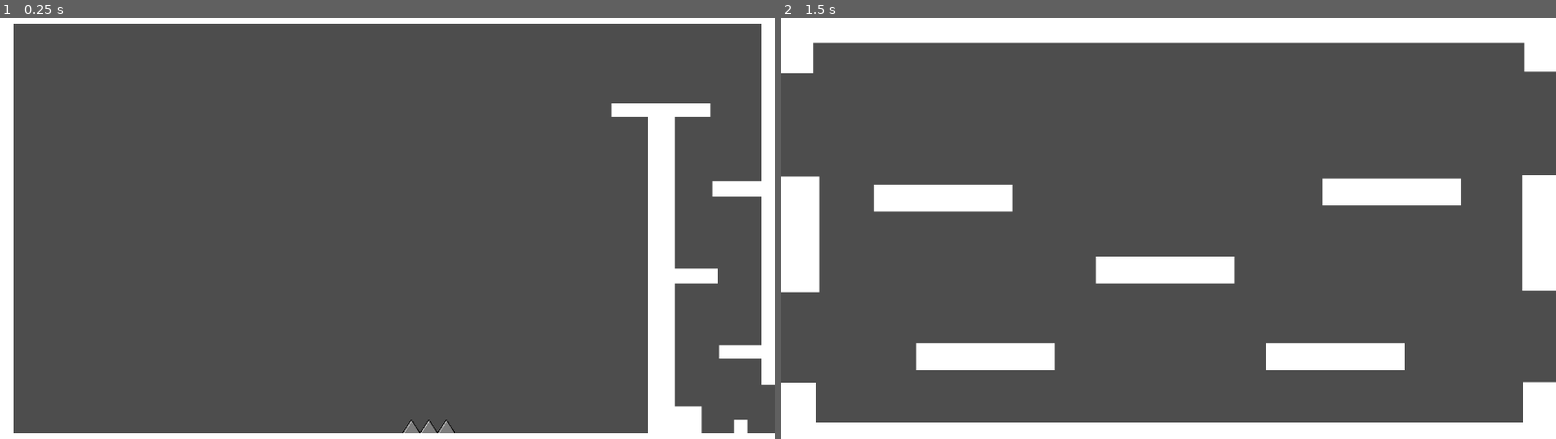
Above: before the commit, frames 1-2 (left to right).
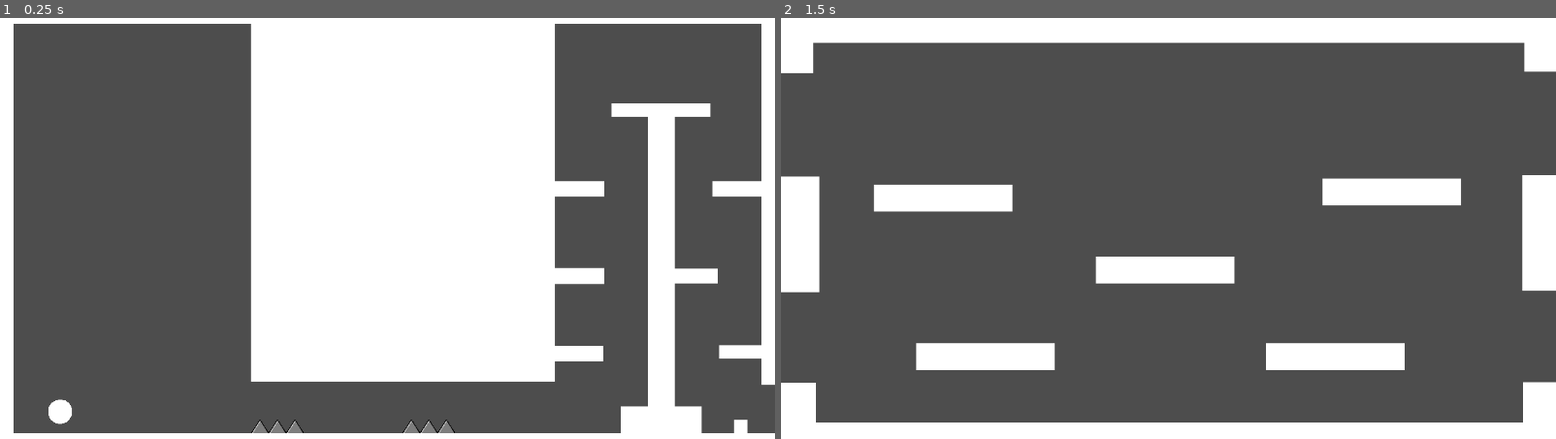
Above: after the commit, the same moments.

Repository: asundar-mags/the-grimstone-digital-tech
Game: Godot game, scene res://scenes/firemap.tscn
The game is run twice, just before and just after one commit, with the same random seed, the same clock (stepped at 60 frames per second) and the same inputs. This scene is started directly instead of the project's main scene.
Inputs:
- Up to frame 1 (0.25 s): no input
- Up to frame 2 (1.5 s): tap Enter at 0.5 s; hold Right (ui_right) from 0.53 s (still down); tap Keypad Enter (ui_accept) at 0.77, 1.25 s

The runs differ from the first frame. In frame 1, 35% of the frame differs, in the area x 6-84%, y 1-99%; in frame 2, nothing differs.

Commit message:
Edited Camera Limits for players, edited coin features, built a boolean for coin collected, added more design to the levels, player resets to spike death, and QOL fixes

Diff:
--- a/the-grimstone/scenes/firemap.tscn
+++ b/the-grimstone/scenes/firemap.tscn
@@ -2,6 +2,7 @@
 
 [ext_resource type="PackedScene" uid="uid://b73gdcoo5rnga" path="res://scenes/player.tscn" id="1_2468u"]
 [ext_resource type="Texture2D" uid="uid://cydmycyqibrlp" path="res://assets/spikes.png" id="2_iwgvk"]
+[ext_resource type="Script" uid="uid://wmn2uxc3rb4e" path="res://scripts/coin.gd" id="3_wrj83"]
 
 [sub_resource type="RectangleShape2D" id="RectangleShape2D_2468u"]
 size = Vector2(20, 72)
@@ -35,6 +36,27 @@
 
 [sub_resource type="RectangleShape2D" id="RectangleShape2D_2x10e"]
 size = Vector2(147, 20)
+
+[sub_resource type="RectangleShape2D" id="RectangleShape2D_555bd"]
+size = Vector2(42, 532)
+
+[sub_resource type="RectangleShape2D" id="RectangleShape2D_nbel3"]
+size = Vector2(73, 22.5)
+
+[sub_resource type="RectangleShape2D" id="RectangleShape2D_bmkop"]
+size = Vector2(72.5, 23)
+
+[sub_resource type="RectangleShape2D" id="RectangleShape2D_xrhu7"]
+size = Vector2(72, 23)
+
+[sub_resource type="RectangleShape2D" id="RectangleShape2D_aquvw"]
+size = Vector2(40, 40)
+
+[sub_resource type="RectangleShape2D" id="RectangleShape2D_6aqas"]
+size = Vector2(410.5, 532)
+
+[sub_resource type="CircleShape2D" id="CircleShape2D_iwgvk"]
+radius = 18.248287
 
 [node name="Node2D" type="Node2D" unique_id=1205654782]
 
@@ -60,14 +82,17 @@
 offset_right = 1172.0
 offset_bottom = 557.0
 
-[node name="CharacterBody2D" parent="." unique_id=1091708930 instance=ExtResource("1_2468u")]
+[node name="CharacterBody2D" parent="." unique_id=1091708930 node_paths=PackedStringArray("Respawn", "coin") instance=ExtResource("1_2468u")]
 position = Vector2(1101, 619)
+Respawn = NodePath("../Marker2D")
+coin = NodePath("../Coin")
 
 [node name="Camera2D" type="Camera2D" parent="CharacterBody2D" unique_id=737198682]
 limit_left = 0
 limit_top = 0
 limit_right = 1151
 limit_bottom = 649
+limit_smoothed = true
 
 [node name="Exit" type="Area2D" parent="." unique_id=1097876713]
 
@@ -87,18 +112,42 @@
 offset_right = 1043.0
 offset_bottom = 629.0
 
+[node name="ColorRect8" type="ColorRect" parent="." unique_id=388979524]
+offset_left = 923.0
+offset_top = 589.0
+offset_right = 963.0
+offset_bottom = 629.0
+
 [node name="ColorRect2" type="ColorRect" parent="." unique_id=159645885]
 offset_left = 1069.0
 offset_top = 498.0
 offset_right = 1132.0
 offset_bottom = 518.0
 
+[node name="ColorRect9" type="ColorRect" parent="." unique_id=1190334349]
+offset_left = 825.0
+offset_top = 383.0
+offset_right = 898.0
+offset_bottom = 407.0
+
+[node name="ColorRect7" type="ColorRect" parent="." unique_id=1447809942]
+offset_left = 825.0
+offset_top = 254.0
+offset_right = 898.0
+offset_bottom = 277.0
+
 [node name="ColorRect3" type="ColorRect" parent="." unique_id=1086271771]
 offset_left = 1003.0
 offset_top = 384.0
 offset_right = 1067.0
 offset_bottom = 406.0
 
+[node name="ColorRect10" type="ColorRect" parent="." unique_id=1886537382]
+offset_left = 825.0
+offset_top = 499.0
+offset_right = 897.0
+offset_bottom = 522.0
+
 [node name="ColorRect4" type="ColorRect" parent="." unique_id=191270663]
 offset_left = 1059.0
 offset_top = 254.0
@@ -111,6 +160,18 @@
 offset_right = 1056.0
 offset_bottom = 158.0
 
+[node name="ColorRect6" type="ColorRect" parent="." unique_id=1348103954]
+offset_left = 783.0
+offset_top = 20.0
+offset_right = 825.0
+offset_bottom = 552.0
+
+[node name="ColorRect11" type="ColorRect" parent="." unique_id=484222950]
+offset_left = 373.0
+offset_top = 20.0
+offset_right = 783.0
+offset_bottom = 552.0
+
 [node name="StaticBody2D" type="StaticBody2D" parent="." unique_id=664479128]
 
 [node name="Floor" type="CollisionShape2D" parent="StaticBody2D" unique_id=1079018213]
@@ -153,6 +214,30 @@
 position = Vector2(982.5, 148)
 shape = SubResource("RectangleShape2D_2x10e")
 
+[node name="CollisionShape2D6" type="CollisionShape2D" parent="StaticBody2D" unique_id=1873869301]
+position = Vector2(804, 286)
+shape = SubResource("RectangleShape2D_555bd")
+
+[node name="CollisionShape2D7" type="CollisionShape2D" parent="StaticBody2D" unique_id=186799602]
+position = Vector2(861.5, 265.25)
+shape = SubResource("RectangleShape2D_nbel3")
+
+[node name="CollisionShape2D8" type="CollisionShape2D" parent="StaticBody2D" unique_id=1914942241]
+position = Vector2(861.25, 395)
+shape = SubResource("RectangleShape2D_bmkop")
+
+[node name="CollisionShape2D9" type="CollisionShape2D" parent="StaticBody2D" unique_id=823091654]
+position = Vector2(861, 510.5)
+shape = SubResource("RectangleShape2D_xrhu7")
+
+[node name="CollisionShape2D10" type="CollisionShape2D" parent="StaticBody2D" unique_id=1330236869]
+position = Vector2(943, 609)
+shape = SubResource("RectangleShape2D_aquvw")
+
+[node name="CollisionShape2D11" type="CollisionShape2D" parent="StaticBody2D" unique_id=461030351]
+position = Vector2(577.75, 286)
+shape = SubResource("RectangleShape2D_6aqas")
+
 [node name="Spikes" type="Sprite2D" parent="." unique_id=1070053195]
 position = Vector2(663, 619)
 scale = Vector2(0.26, 0.2)
@@ -168,16 +253,57 @@
 scale = Vector2(0.2600006, 0.19999991)
 texture = ExtResource("2_iwgvk")
 
+[node name="Spikes4" type="Sprite2D" parent="." unique_id=875196418]
+position = Vector2(438, 619.00006)
+scale = Vector2(0.2600006, 0.19999991)
+texture = ExtResource("2_iwgvk")
+
+[node name="Spikes5" type="Sprite2D" parent="." unique_id=1473385279]
+position = Vector2(412, 619)
+scale = Vector2(0.2600006, 0.19999991)
+texture = ExtResource("2_iwgvk")
+
+[node name="Spikes6" type="Sprite2D" parent="." unique_id=851957522]
+position = Vector2(386, 619)
+scale = Vector2(0.2600006, 0.19999991)
+texture = ExtResource("2_iwgvk")
+
 [node name="Area2D" type="Area2D" parent="." unique_id=694509795]
 
 [node name="CollisionPolygon2D" type="CollisionPolygon2D" parent="Area2D" unique_id=1382688254]
 polygon = PackedVector2Array(598, 629, 624, 629, 611, 609)
 
+[node name="CollisionPolygon2D7" type="CollisionPolygon2D" parent="Area2D" unique_id=1965861701]
+position = Vector2(-173, 0)
+polygon = PackedVector2Array(598, 629, 624, 629, 611, 609)
+
+[node name="CollisionPolygon2D8" type="CollisionPolygon2D" parent="Area2D" unique_id=712789031]
+position = Vector2(-225, 0)
+polygon = PackedVector2Array(598, 629, 624, 629, 611, 609)
+
+[node name="CollisionPolygon2D9" type="CollisionPolygon2D" parent="Area2D" unique_id=1458794504]
+position = Vector2(-199, 0)
+polygon = PackedVector2Array(598, 629, 624, 629, 611, 609)
+
 [node name="CollisionPolygon2D2" type="CollisionPolygon2D" parent="Area2D" unique_id=601025988]
 polygon = PackedVector2Array(624, 629, 637, 609, 650, 629)
 
 [node name="CollisionPolygon2D3" type="CollisionPolygon2D" parent="Area2D" unique_id=2065278727]
 polygon = PackedVector2Array(650, 629, 663, 609, 676, 629)
 
+[node name="Coin" type="Area2D" parent="." unique_id=554036653]
+script = ExtResource("3_wrj83")
+
+[node name="Polygon2D" type="Polygon2D" parent="Coin" unique_id=850813526]
+polygon = PackedVector2Array(89, 579, 82, 580, 76, 584, 72, 590, 71, 596, 72, 603, 75, 609, 82, 614, 90, 615, 98, 613, 103, 608, 107, 601, 107, 593, 103, 585, 97, 580)
+
+[node name="CollisionShape2D" type="CollisionShape2D" parent="Coin" unique_id=914995967]
+position = Vector2(89, 597)
+shape = SubResource("CircleShape2D_iwgvk")
+
+[node name="Marker2D" type="Marker2D" parent="." unique_id=1001851961]
+position = Vector2(1101, 619)
+
 [connection signal="body_entered" from="Exit" to="CharacterBody2D" method="_fire_map_exit"]
 [connection signal="body_entered" from="Area2D" to="CharacterBody2D" method="_spike_take_damage"]
+[connection signal="body_entered" from="Coin" to="CharacterBody2D" method="_coin_collected"]
--- a/the-grimstone/scenes/main menu.tscn
+++ b/the-grimstone/scenes/main menu.tscn
@@ -51,15 +51,15 @@
 
 [node name="Title" type="Label" parent="." unique_id=1644277733]
 layout_mode = 0
-offset_left = 174.0
-offset_top = 167.0
-offset_right = 963.0
-offset_bottom = 298.0
+offset_left = 166.0
+offset_top = 153.0
+offset_right = 965.0
+offset_bottom = 264.0
 theme_override_colors/font_outline_color = Color(0, 0, 0, 1)
 theme_override_constants/outline_size = 10
 theme_override_fonts/font = ExtResource("3_12vek")
-theme_override_font_sizes/font_size = 130
-text = "The Caverns"
+theme_override_font_sizes/font_size = 110
+text = "The Grimstone"
 
 [node name="Message" type="Label" parent="." unique_id=166039626]
 layout_mode = 0
--- /dev/null
+++ b/the-grimstone/scripts/coin.gd
@@ -0,0 +1,7 @@
+extends Area2D
+
+
+# Called when the node enters the scene tree for the first time.
+func _ready() -> void:
+	if Global.fire_coin == true:
+		queue_free()
--- a/the-grimstone/scripts/global.gd
+++ b/the-grimstone/scripts/global.gd
@@ -1,6 +1,9 @@
 extends Node
 
 @export var exits: Array[Node]
+@export var coins_collected: int = 0
+@export var fire_coin: bool = false
+
 var spawn: Vector2
 var change_spawn: bool = false
 
--- a/the-grimstone/scripts/neutral_level.gd
+++ b/the-grimstone/scripts/neutral_level.gd
@@ -5,7 +5,9 @@
 # Called when the node enters the scene tree for the first time.
 func _ready() -> void:
 	Global.exits = spawn_points.get_children()
-
+	if Global.coins_collected == 1:
+		print("Game Over")
+		#get_tree().quit()
 
 # Called every frame. 'delta' is the elapsed time since the previous frame.
 func _process(delta: float) -> void:
--- a/the-grimstone/scripts/player.gd
+++ b/the-grimstone/scripts/player.gd
@@ -1,13 +1,14 @@
 extends CharacterBody2D
 
 @export var player: CharacterBody2D
+@export var Respawn: Marker2D
+@export var coin: Area2D
 
 var neutral_level: String = "neutral"
 var initial: int = 0
 var second: int = 1
 var third: int = 2
 var fourth: int = 3
-
 
 const SPEED = 300.0
 const JUMP_VELOCITY = -500.0
@@ -32,6 +33,7 @@
 		velocity.x = move_toward(velocity.x, 0, SPEED)
 
 	move_and_slide()
+
 func _spike_take_damage(body: CharacterBody2D) -> void:
 	get_tree().call_deferred("reload_current_scene")
 
@@ -56,3 +58,9 @@
 func _earth_map_exit(body: CharacterBody2D) -> void:
 	Global.change_spawn = true
 	get_tree().change_scene_to_file("res://scenes/neutral level.tscn")
+
+func _coin_collected(body: CharacterBody2D) -> void:
+	Global.coins_collected =+ 1
+	Global.fire_coin = true
+	body.global_position = Respawn.global_position
+	coin.queue_free()
Not shown, added: the-grimstone/scripts/coin.gd.uid
